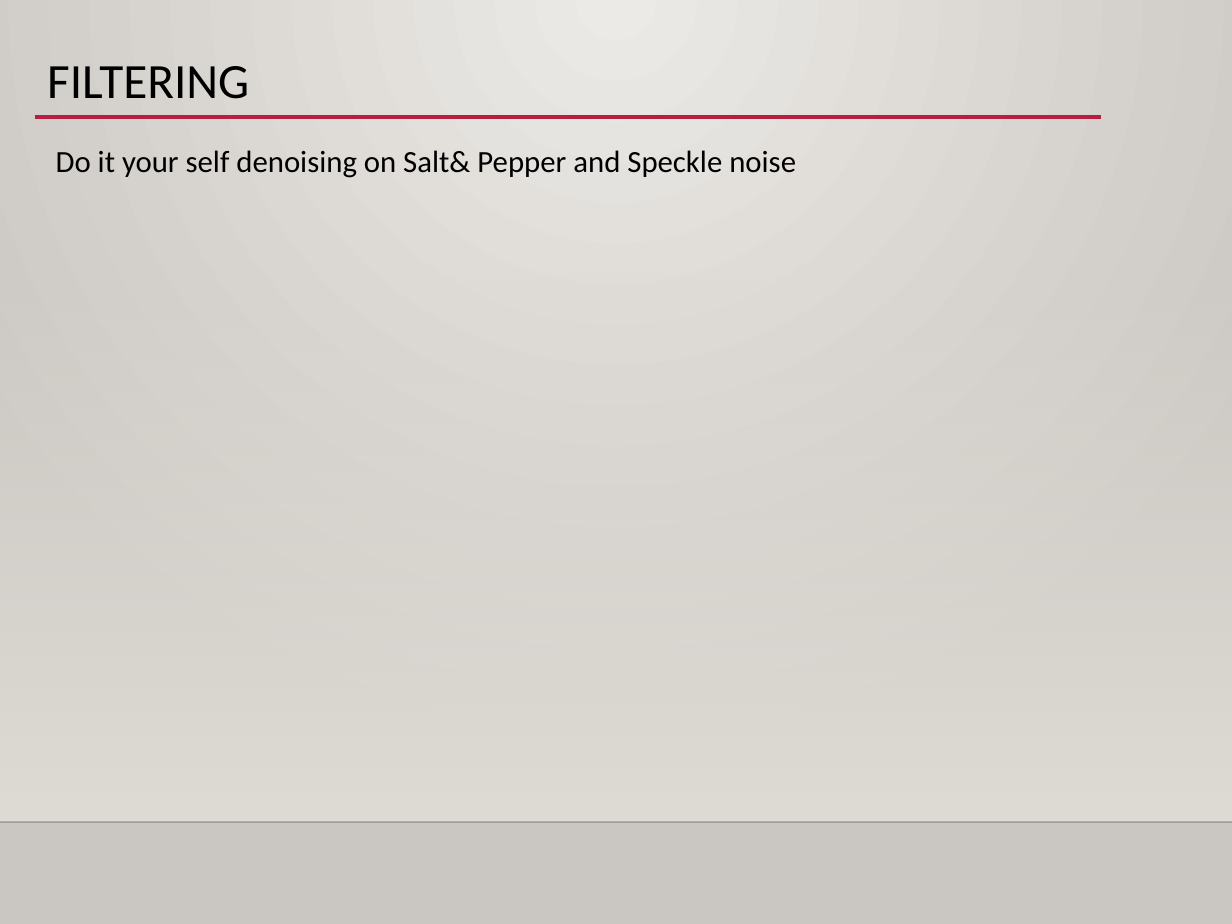
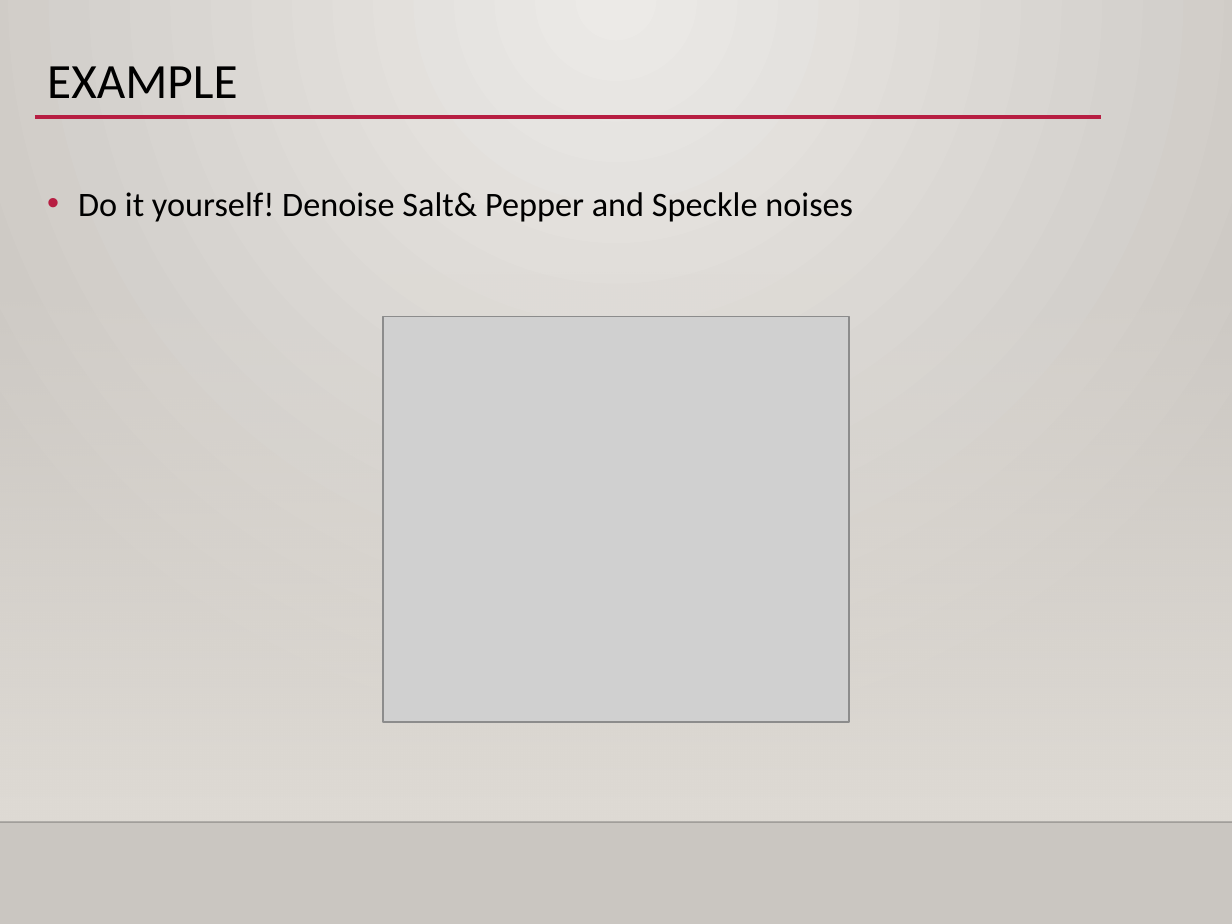
Before and after one commit to jelee2498/SDS, a slide deck: slide 17 of Day1/ex1-4_filters/ex1-4_filters.pptx (slide 16 before the commit). Drawn at 1232x924 pixels with LibreOffice and Linux fonts; fonts in the diff are those of the drawing; grey boxes stand for pictures; background and template pictures are left out. Boxes give left, top, right and bottom in pixels: in the first picture for what was removed or moved away, otherwise in the second. Text is boxed around its words. In the diff, an @@ line names an element or a change of style, - is before the commit and + after.

```diff
--- a/Day1/ex1-4_filters/ex1-4_filters.pptx
+++ b/Day1/ex1-4_filters/ex1-4_filters.pptx
@@ title at (47,66,237,98): text changed @@
-FILTERING
+EXAMPLE
@@ text removed at (56,150,796,178) @@
-Do it your self denoising on Salt& Pepper and Speckle noise
@@ text added at (78,192,853,222), 20 pt, text #000000 @@
+• Do it yourself! Denoise Salt& Pepper and Speckle noises
@@ picture added at (383,317,849,722) @@
```
Also in this commit, not shown: 7 other slides changed, 9 slides added, 7 slides removed, 13 other files.
